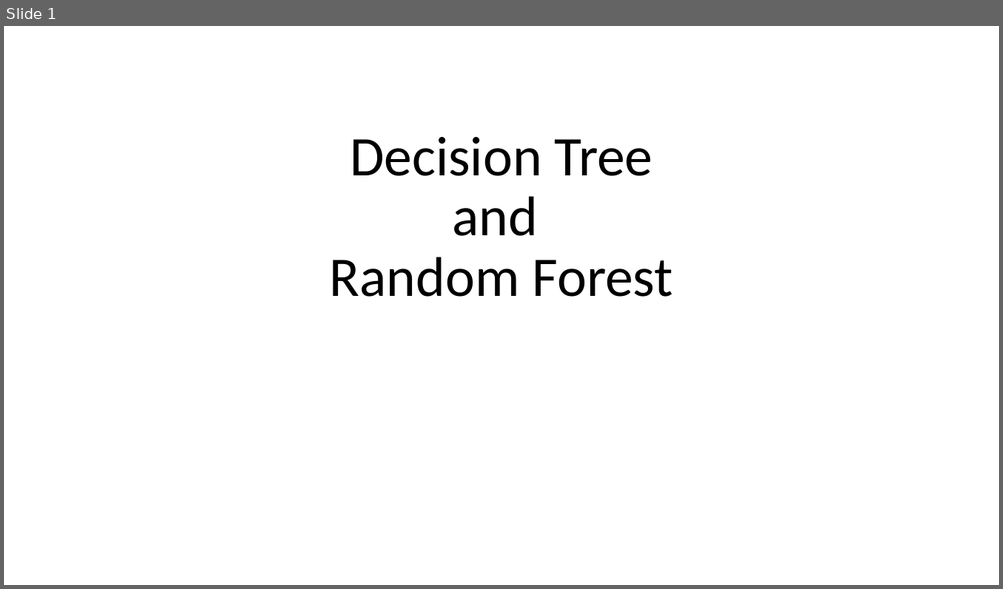
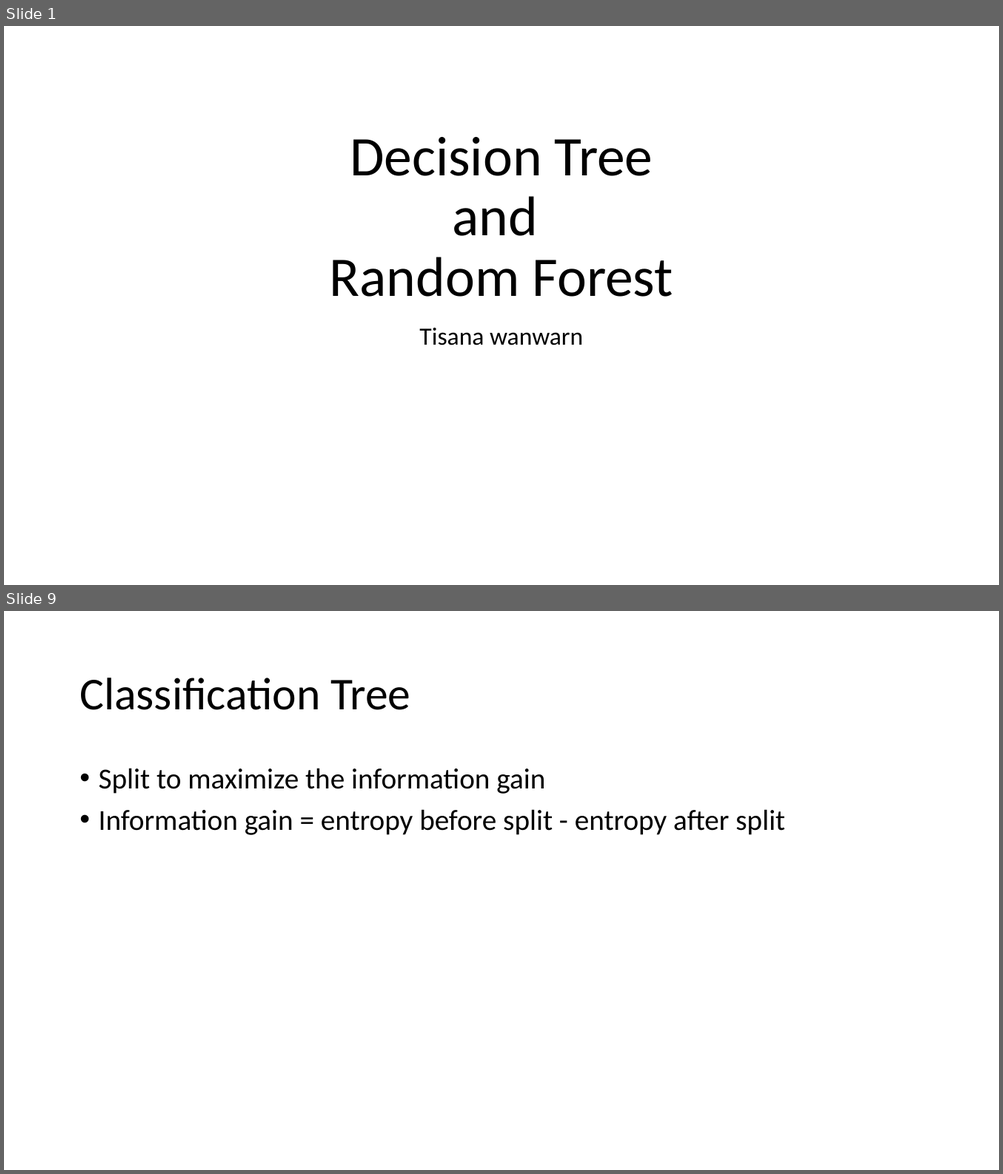
Before and after one commit to gucino/Machine-Learning, a slide deck: Decision_tree_and_Random_forest.pptx. Shown one above the other, each under a label of ours: slide 1 before the commit, slides 1 and 9 after it; the slides between them are not shown. The pictures are 1003x589 and 1003x1174 pixels, drawn with LibreOffice and Linux fonts; fonts in the diff are those of the drawing. Boxes give left, top, right and bottom in pixels: in the first picture for what was removed or moved away, otherwise in the second. Text is boxed around its words. In the diff, an @@ line names an element or a change of style, - is before the commit and + after.

```diff
--- a/Decision_tree_and_Random_forest.pptx
+++ b/Decision_tree_and_Random_forest.pptx
@@ slide 9 added at [4, 611, 999, 1170], background #FFFFFF @@
@@ title added at [79, 678, 410, 710], 44 pt, text #000000 @@
+Classification Tree
@@ text added at [99, 768, 785, 835], 28 pt, text #000000 @@
+• Split to maximize the information gain
+• Information gain = entropy before split - entropy after split
@@ slide 1 changed as well @@
@@ subtitle added at [419, 328, 583, 346], 24 pt, text #000000 @@
+Tisana wanwarn
```
Also in this commit, not shown: 7 other slides added, 1 slide removed.
